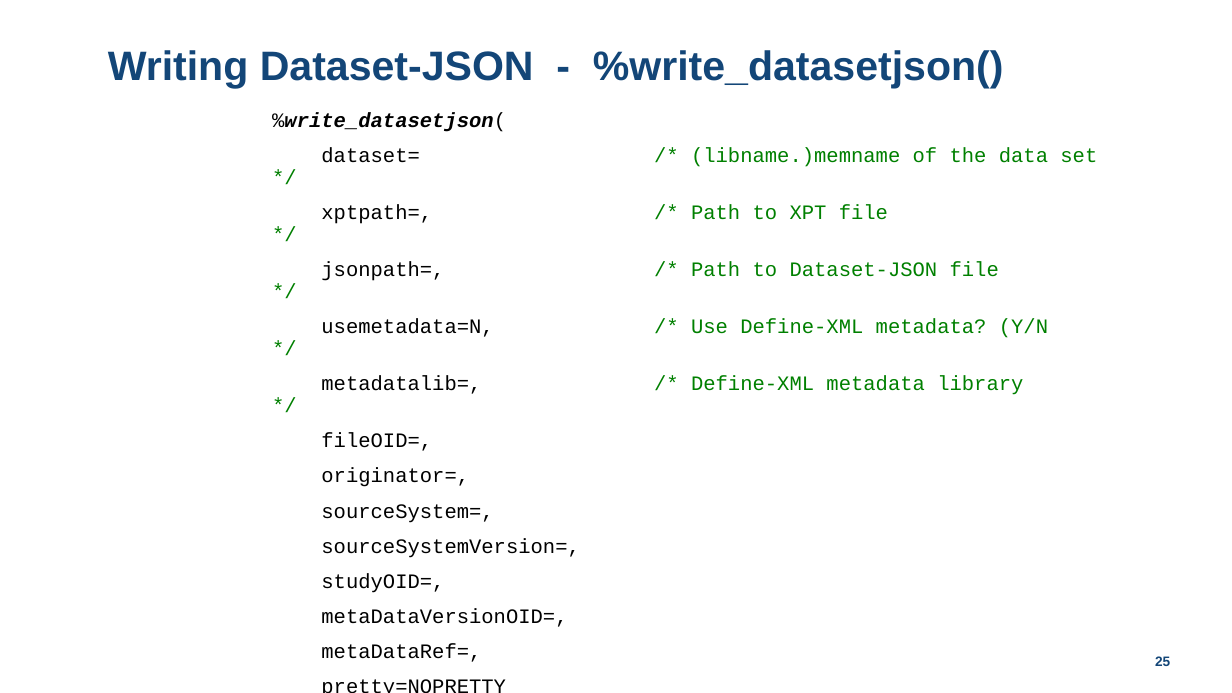
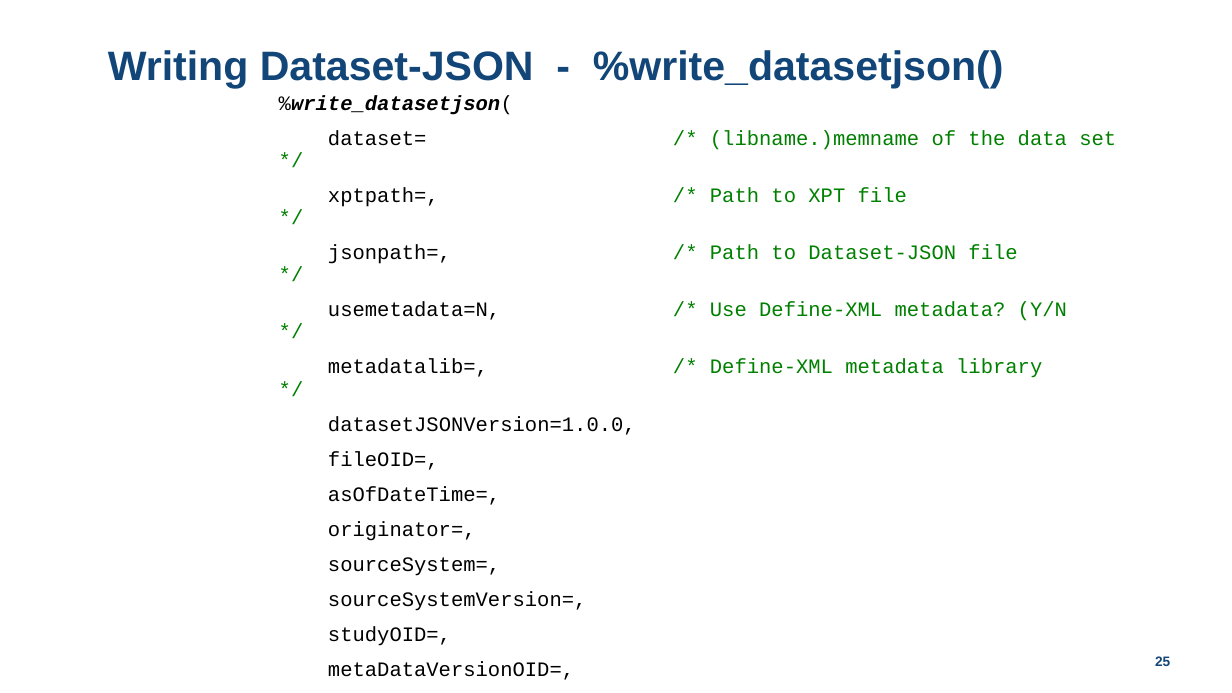
Before and after one commit to lexjansen/dataset-json-sas, a slide deck: slide 25 of doc/CDISC_COSA_webinar_20231005_dataset-json_SAS.pptx. Drawn at 1232x693 pixels with LibreOffice and Linux fonts; fonts in the diff are those of the drawing; background and template pictures are left out. Boxes give left, top, right and bottom in pixels: in the first picture for what was removed or moved away, otherwise in the second. Text is boxed around its words. In the diff, an @@ line names an element or a change of style, - is before the commit and + after.

```diff
--- a/doc/CDISC_COSA_webinar_20231005_dataset-json_SAS.pptx
+++ b/doc/CDISC_COSA_webinar_20231005_dataset-json_SAS.pptx
@@ text "%write_datasetjson(": place and size @@
-text "%write_datasetjson(" at bbox=[272, 112, 1097, 662]
+text "%write_datasetjson(" at bbox=[279, 95, 1116, 646]
@@ text at bbox=[328, 416, 636, 435]: paragraph added @@
+datasetJSONVersion=1.0.0,
@@ text at bbox=[328, 486, 500, 505]: paragraph added @@
+asOfDateTime=,
```
Also in this commit, not shown: 2 other slides changed, 3 slides added, 6 other files.
